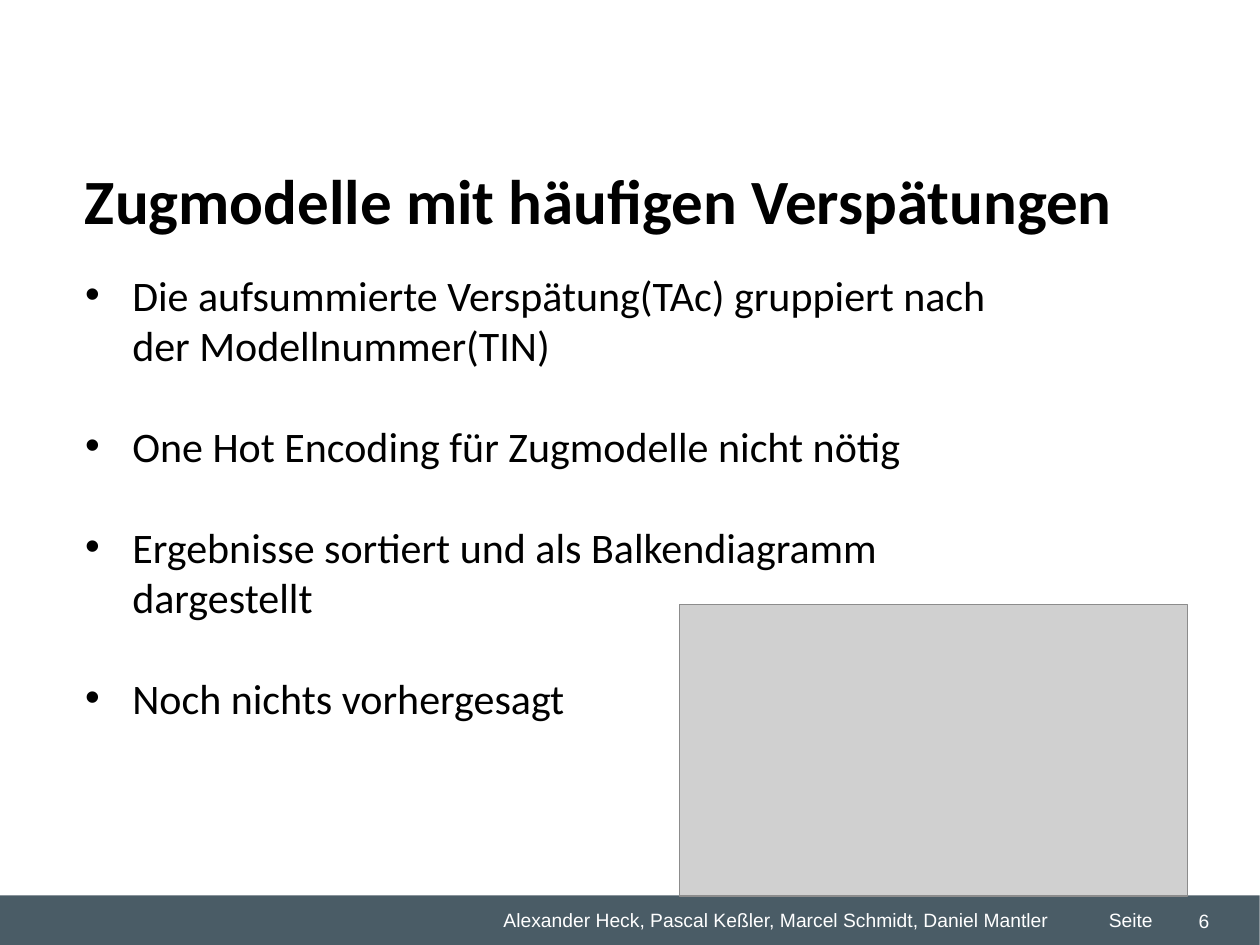
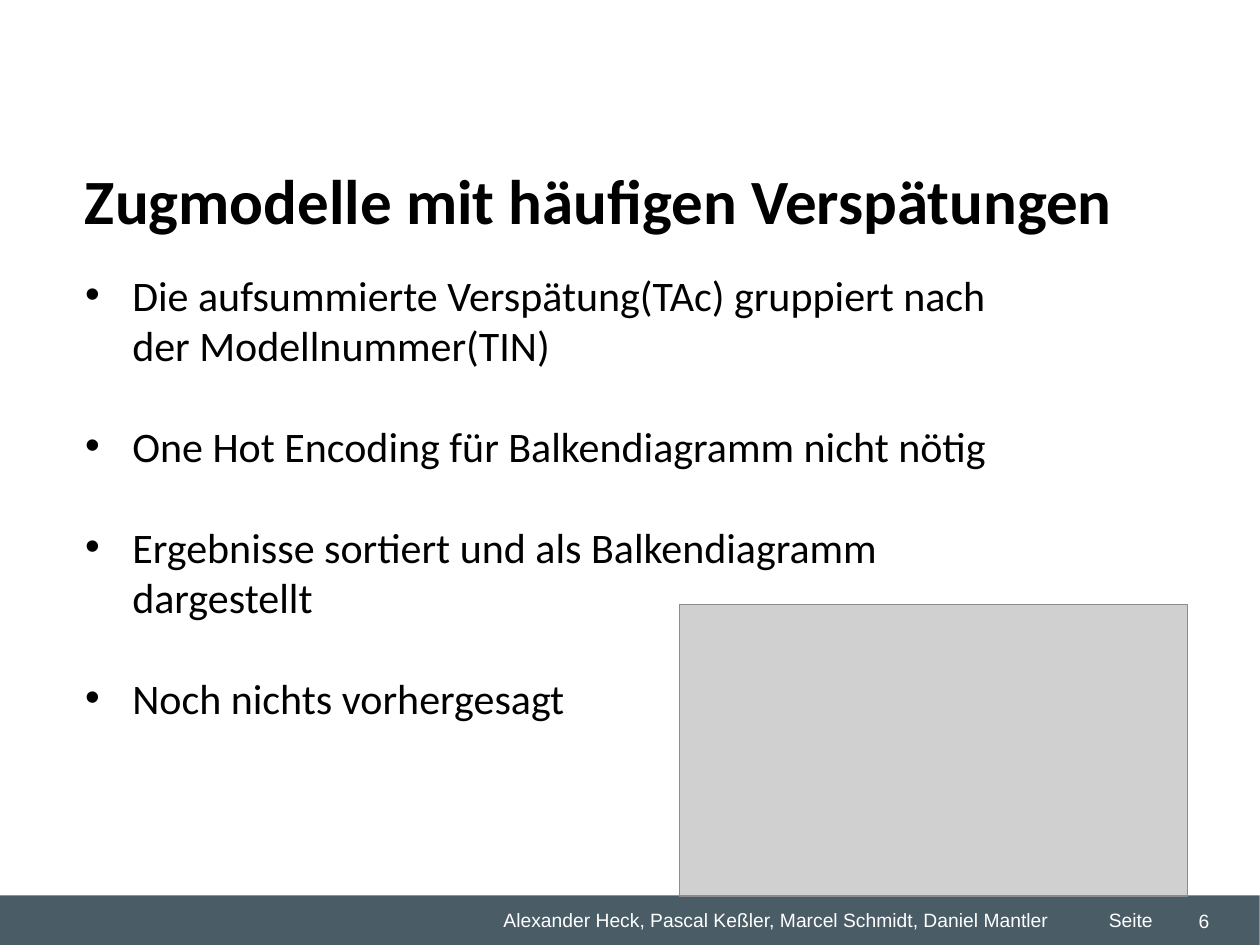
Before and after one commit to dmntlr/predictiveproject, a slide deck: slide 6 of Desktop/Studium/5. Semester/Predictive Analytics/Gruppenarbeit/WZ2 Predicitve Analytics Übung.ppt. Drawn at 1260x945 pixels with LibreOffice and Linux fonts; fonts in the diff are those of the drawing; grey boxes stand for pictures; background and template pictures are left out. Boxes give left, top, right and bottom in pixels: in the first picture for what was removed or moved away, otherwise in the second. Text is boxed around its words. In the diff, an @@ line names an element or a change of style, - is before the commit and + after.

```diff
--- a/Desktop/Studium/5. Semester/Predictive Analytics/Gruppenarbeit/WZ2 Predicitve Analytics Übung.ppt
+++ b/Desktop/Studium/5. Semester/Predictive Analytics/Gruppenarbeit/WZ2 Predicitve Analytics Übung.ppt
@@ text at bbox=[132, 432, 985, 470]: text changed @@
-• One Hot Encoding für Zugmodelle nicht nötig
+• One Hot Encoding für Balkendiagramm nicht nötig
```
Also in this commit, not shown: 3 other slides changed, 1 other file.
